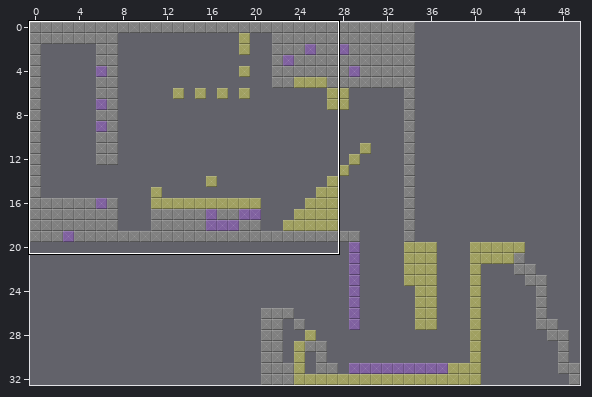
Tiled map -- IndieSpeedRun/IndieSpeedRun/IndieSpeedRunContent/maps/testmap.tmx. Above, an overview of the earlier version with the close-up marked.
Close-up. As it was:
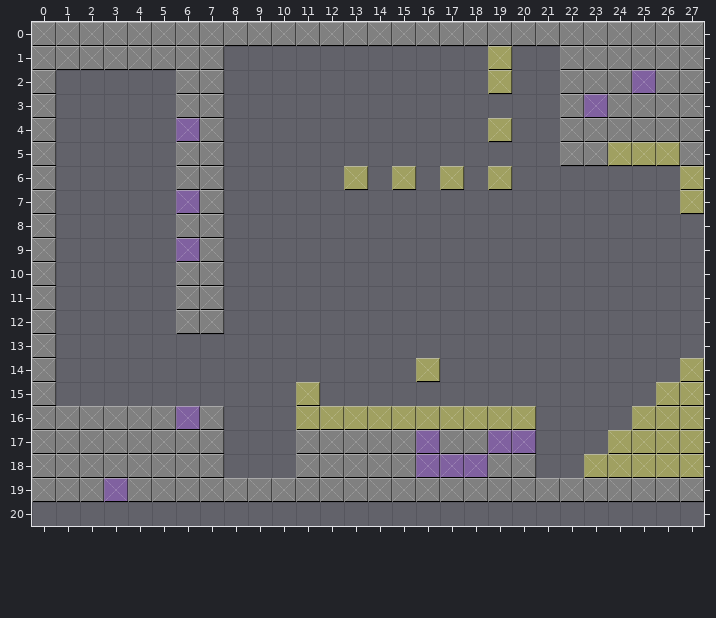
Cells are 32x32 px. Shown: x 0..27, y 0..20. The commit also changed other parts of the map, which this record leaves out.
The same view after the edit:
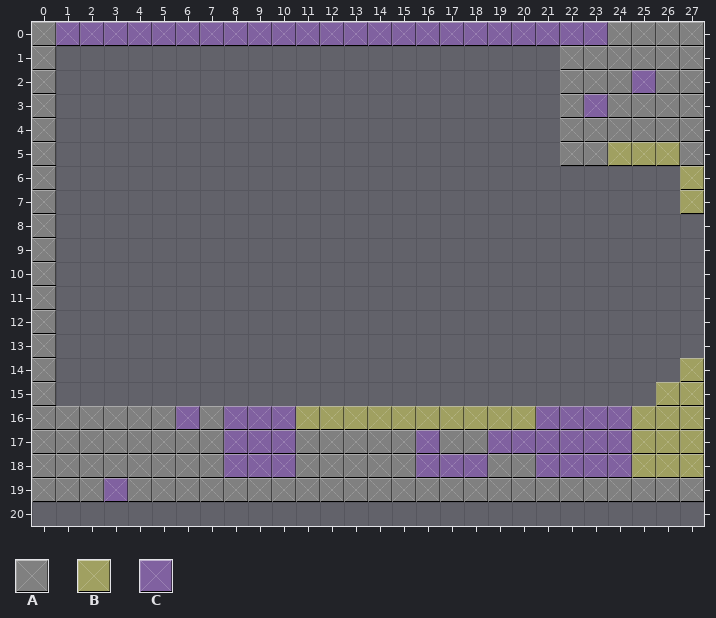
Key: from "tile1": A 0; from "tile2": B 0; from "tile3": C 0.
_ is an empty cell, . an unchanged one.
What changed:
--- layer "Tile Layer 1"
@@ x 1..23 @@
- 0 AAAAAAAAAAAAAAAAAAAAAAA
- 1 AAAAAAA...........B....
- 2 .....AA...........B....
- 3 .....AA................
- 4 .....CA...........B....
- 5 .....AA................
- 6 .....AA.....B.B.B.B....
- 7 .....CA................
- 8 .....AA................
- 9 .....CA................
-10 .....AA................
-11 .....AA................
-12 .....AA................
+ 0 CCCCCCCCCCCCCCCCCCCCCCC
+ 1 _______..........._....
+ 2 .....__..........._....
+ 3 .....__................
+ 4 .....__..........._....
+ 5 .....__................
+ 6 .....__....._._._._....
+ 7 .....__................
+ 8 .....__................
+ 9 .....__................
+10 .....__................
+11 .....__................
+12 .....__................
@@ x 8..24 @@
-14 ........B........
-15 ...B.............
-16 ___..........____
-17 ___..........___B
-18 ___..........__BB
+14 ........_........
+15 ..._.............
+16 CCC..........CCCC
+17 CCC..........CCCC
+18 CCC..........CCCC
Boxes around the changes in both close-ups, in picture pixels (x1, y1, x2, y2):
changed: (56, 22, 608, 334)
removed: (416, 358, 440, 382)
changed: (224, 382, 320, 478)
changed: (536, 406, 632, 478)
